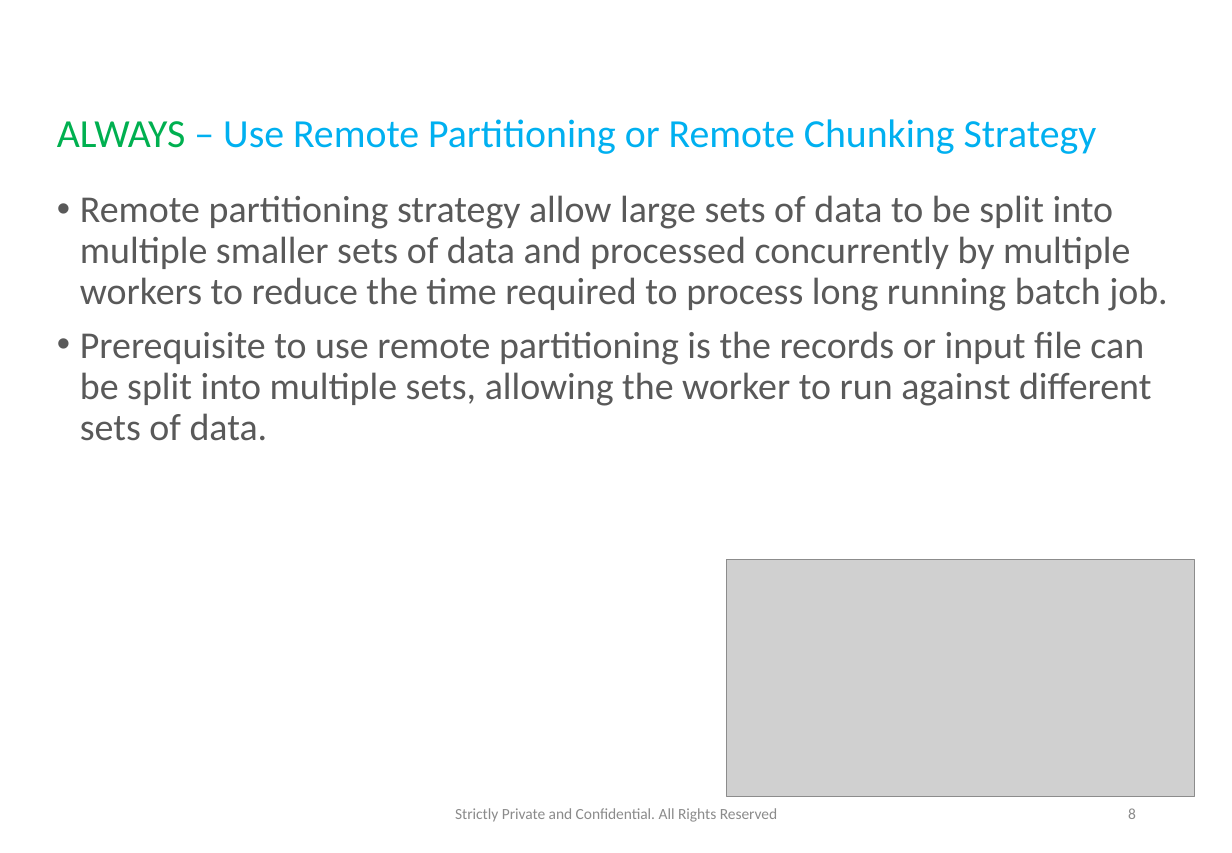
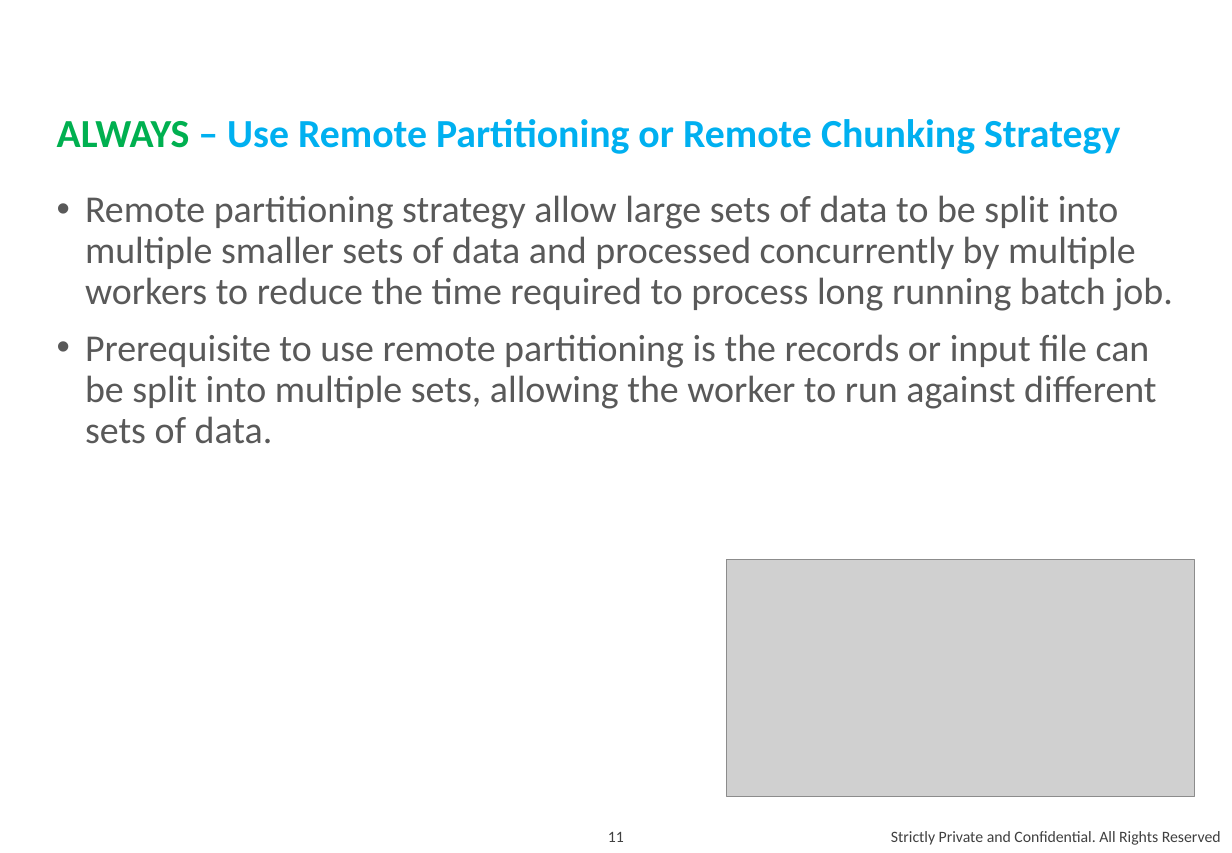
Before and after one commit to andylke/docs-microservice-dos-and-donts, a slide deck: slide 11 of microservice-dos-and-donts.pptx (slide 8 before the commit). Drawn at 1232x853 pixels with LibreOffice and Linux fonts; fonts in the diff are those of the drawing; grey boxes stand for pictures. Boxes give left, top, right and bottom in pixels: in the first picture for what was removed or moved away, otherwise in the second. Text is boxed around its words. In the diff, an @@ line names an element or a change of style, - is before the commit and + after.

```diff
--- a/microservice-dos-and-donts.pptx
+++ b/microservice-dos-and-donts.pptx
@@ title "ALWAYS – Use Remote Partitioning ..." at (57,119,1120,154): bold on @@
@@ text "Remote partitioning strategy allow large ..." at (85,195,1172,444): indent changed; more space between paragraphs @@
@@ page number removed at (1128,808,1136,819) @@
-8
@@ page number added at (608,832,624,842), 10 pt, text #404040 @@
+11
@@ text "Strictly Private and Confidential. All ...": place and size @@
-text "Strictly Private and Confidential. All ..." at (455,808,778,822)
+text "Strictly Private and Confidential. All ..." at (891,831,1221,845)
@@ text "Strictly Private and Confidential. All ..." at (891,831,1221,845): size 9.8 to 10 pt, text colour #8C8C8C to #404040; alignment centre to right @@
```
Also in this commit, not shown: 10 other slides changed, 3 slides added, 4 slides removed, 1 other file.
